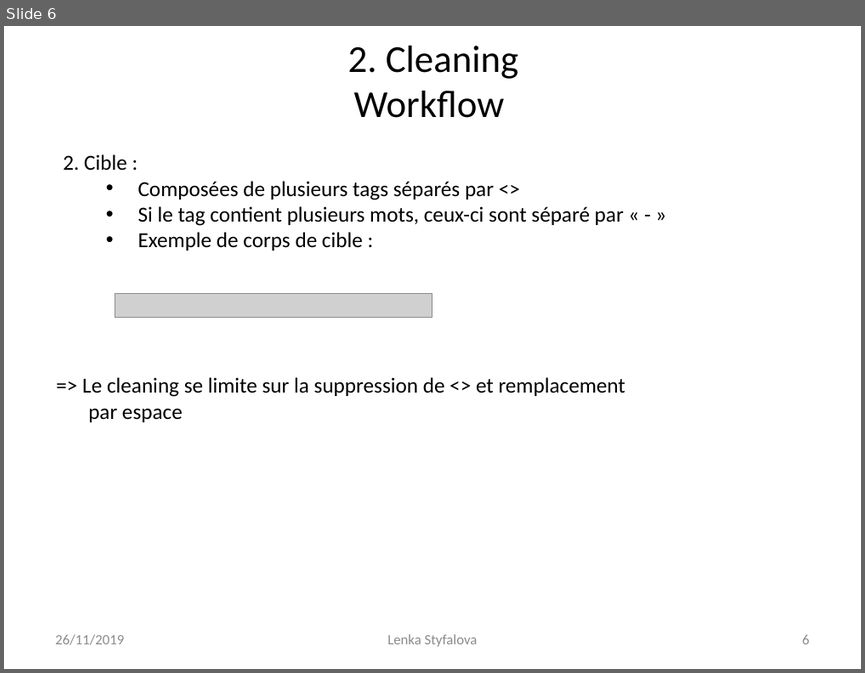
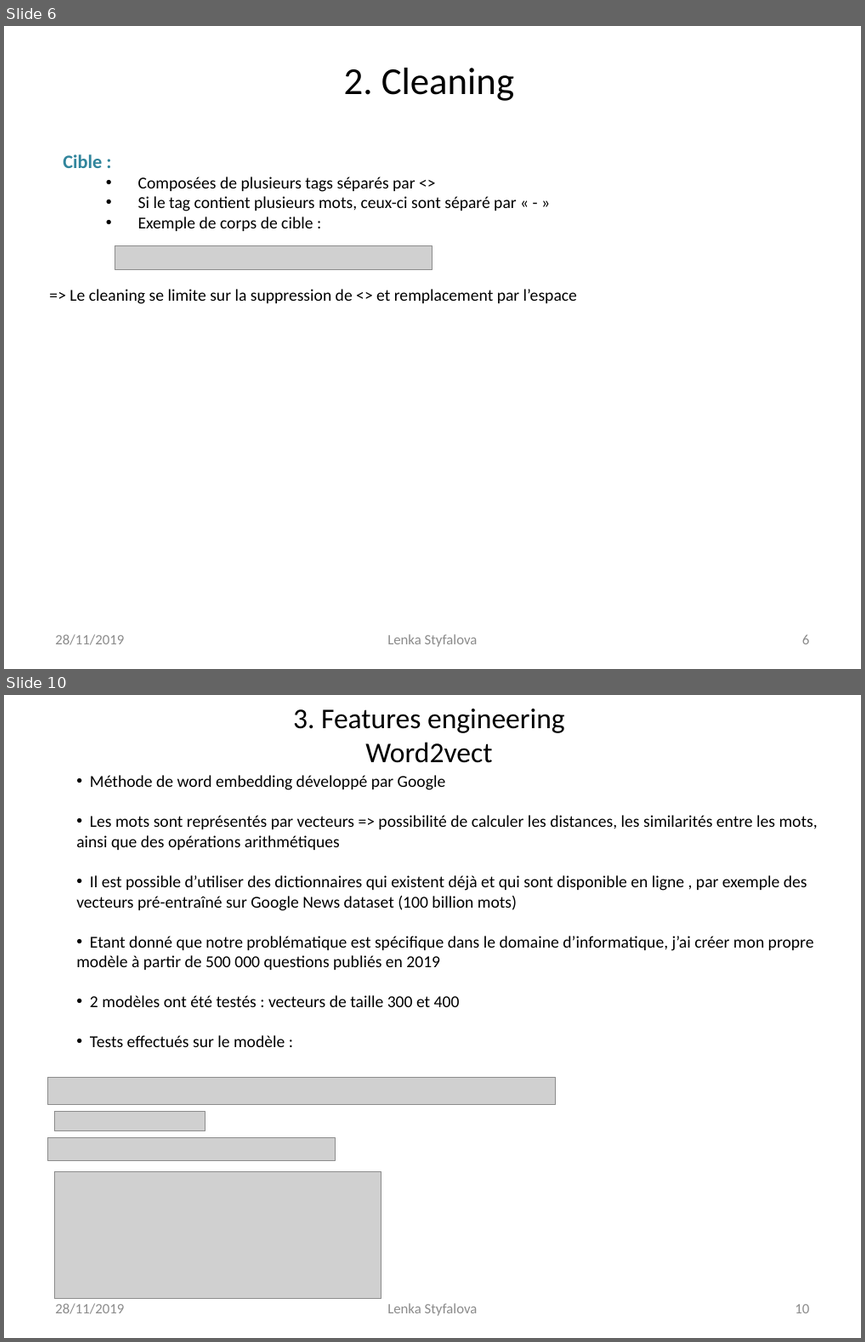
Before and after one commit to Lenka-St/Projet5, a slide deck: Projet 5 - Catégorisez automatiquement des questions.pptx. Shown one above the other, each under a label of ours: slide 6 before the commit, slides 6 and 10 after it; the slides between them are not shown. The pictures are 865x673 and 865x1342 pixels, drawn with LibreOffice and Linux fonts; fonts in the diff are those of the drawing; grey boxes stand for pictures. Boxes give left, top, right and bottom in pixels: in the first picture for what was removed or moved away, otherwise in the second. Text is boxed around its words. In the diff, an @@ line names an element or a change of style, - is before the commit and + after.

```diff
--- a/Projet 5 - Catégorisez automatiquement des questions.pptx
+++ b/Projet 5 - Catégorisez automatiquement des questions.pptx
@@ slide 10 added at (4,695,861,1338), background #FFFFFF @@
@@ title added at (293,709,565,763), 24 pt, text #000000 @@
+3. Features engineering
+Word2vect
@@ text added at (76,775,817,1047), 14 pt, text #000000 @@
+• Méthode de word embedding développé par Google
+• Les mots sont représentés par vecteurs => possibilité de calculer les distances, les similarités entre les mots, ainsi que des opérations arithmétiques
+• Il est possible d’utiliser des dictionnaires qui existent déjà et qui sont disponible en ligne , par exemple des vecteurs pré-entraîné sur Google News dataset (100 billion mots)
+• Etant donné que notre problématique est spécifique dans le domaine d’informatique, j’ai créer mon propre modèle à partir de 500 000 questions publiés en 2019
+• 2 modèles ont été testés : vecteurs de taille 300 et 400
+• Tests effectués sur le modèle :
@@ picture added at (47,1077,556,1104) @@
@@ picture added at (54,1111,205,1131) @@
@@ picture added at (47,1138,335,1160) @@
@@ picture added at (54,1171,381,1299) @@
@@ text added at (55,1303,124,1314), 12 pt, text #8C8C8C @@
+28/11/2019
@@ text added at (387,1303,477,1315), 12 pt, text #8C8C8C @@
+Lenka Styfalova
@@ page number added at (794,1304,809,1313), 12 pt, text #8C8C8C @@
+10
@@ slide 6 changed as well @@
@@ title at (344,68,514,101): text changed @@
-2. Cleaning
-Workflow
+2. Cleaning
@@ text at (63,154,102,168): text changed; size 18 to 16 pt; text colour #000000 to #31859C; bold on @@
-2. Cible :
+Cible :
@@ text at (138,176,517,231): size 18 to 14 pt @@
@@ picture: place and size @@
-picture at (115,293,432,318)
+picture at (115,246,432,270)
@@ text at (69,289,577,304): text changed; size 18 to 14 pt @@
-=> Le cleaning se limite sur la suppression de <> et remplacement par espace
+=> Le cleaning se limite sur la suppression de <> et remplacement par l’espace
@@ text at (55,634,124,645): text changed @@
-26/11/2019
+28/11/2019
```
Also in this commit, not shown: 16 other slides changed, 7 other slides added, 1 slide removed.
